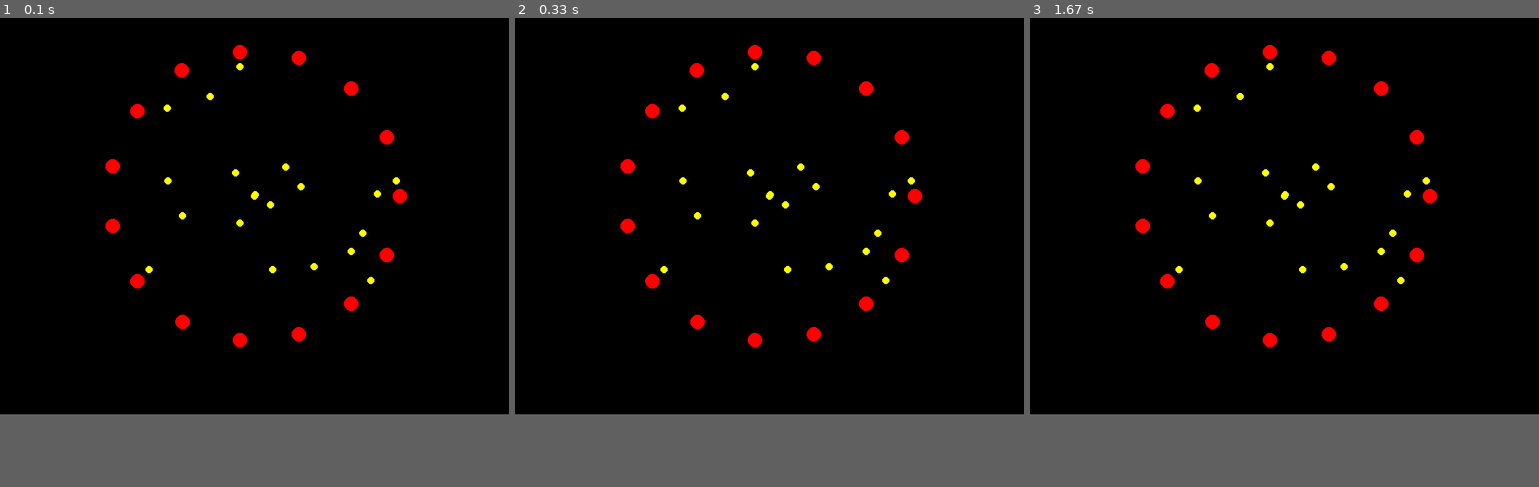
Above: before the commit, frames 1-3 (left to right).
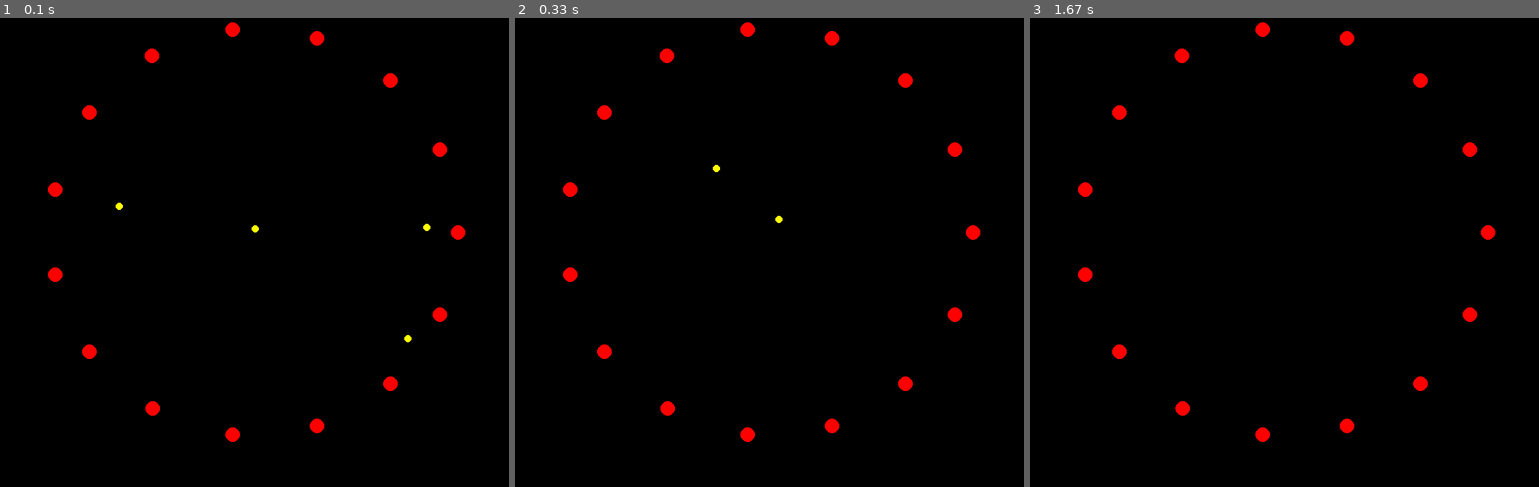
Above: after the commit, the same moments.

Repository: absima/pygame
Game: pygame game, started from trapper.py
The game is run twice, just before and just after one commit, with the same random seed, the same clock (stepped at 60 frames per second) and the same inputs.
Inputs:
- Up to frame 1 (0.1 s): no input
- Up to frame 2 (0.33 s): no input
- Up to frame 3 (1.67 s): no input
In our replay, the window is 700x600 before the commit and 700x700 after it. These sizes can differ from the game's own. Grey fills any space a smaller window leaves; there, only what the larger window draws over its background counts as a difference.

The runs differ from the first frame. In frame 1, 2.4% of the frame differs, in the area x 9-92%, y 0-91%; in frame 2, 2.4%; in frame 3, 2.4%.

Commit message:
particle physics and vectors

Diff:
--- a/trapper.py
+++ b/trapper.py
@@ -6,16 +6,18 @@
 
 # Constants
 canvas_width = 700
-canvas_height = 600
+canvas_height = 700
 
 frame_rate = 60 #frame per second
 
 trapper_count = 15
-trapped_count = 20
-trap_radius = 200
+trapped_count = 5
+# trap_radius = 200
+trap_radius = 0.8 * 1e-11
 trapped_speed = 2
 tr_particle_size = 10
 td_particle_size = 5
+
 
 # Color choice
 screen_color = 'black'
@@ -23,42 +25,114 @@
 mobile_color = 'yellow'
 
 q_trapped = -4.8e-10 #charge
-q_trapper = 2*q_trapped
-m_trapped = 1.6e-27 * 1e-3 #mass
+charge_scale = 2
+q_trapper = charge_scale*q_trapped
+m_trapped = 1.67e-30 #mass in grams
 
 dt = 1e-24 # time resolution
+
+scale = 1e-11
+
+
+def mtmRate(pos):
+    pdots = np.zeros((len(pos),2))
+    for i, pos_i in enumerate(pos):
+        # against the peers
+        vec_ip = np.delete(pos, i, 0) - pos_i
+        pscaler = q_trapped**2/np.linalg.norm(vec_ip, axis=1)**3
+        pterm = vec_ip * np.column_stack((pscaler, pscaler))
+        # against the trappers
+        vec_it = pos_trpr-pos_i
+        tscaler = q_trapper*q_trapped/np.linalg.norm(vec_it, axis=1)**3
+        tterm = vec_it * np.column_stack((tscaler,tscaler))
+
+        pdots[i] = np.sum(pterm,0)+np.sum(tterm,0)
+    return pdots
+
+
+def transform(pos, opt):
+    pdiag_vec = np.array([2*scale, 2*scale]) #from (-c,-c) to (c,c)
+    sdiag_vec = np.array([canvas_width, canvas_height])
+
+    sbleft = -sdiag_vec/2 # bottom left corner coordinate
+    ## assuming diag vectors in standard position:
+    if opt=="to_screen":
+        return pos*sdiag_vec/pdiag_vec  + sdiag_vec/2
+    elif opt=="to_micro":
+        return (pos-sdiag_vec/2)*pdiag_vec/sdiag_vec # first term: bottom left coord
+        # return (pos-sdiag_vec/2)*sdiag_vec/pdiag_vec
+    else:
+        return None
+
+# def transform(vec, opt):
+#     pdiag_vec = np.array([2*scale, 2*scale]) #from (-c,-c) to (c,c)
+#     sdiag_vec = np.array([canvas_width, canvas_height])
+#
+#     sangle = np.arctan2(sdiag_vec[:1], sdiag_vec[1:])
+#     pangle = np.arctan2(pdiag_vec[:1], pdiag_vec[1:])
+#     normscale = np.linalg.norm(sdiag_vec)/ np.linalg.norm(pdiag_vec)
+#     if opt=='to_screen':
+#         vnorm = np.linalg.norm(vec, axis=1) * normscale
+#         theta = np.arctan2(vec[:,0], vec[:,1]) + sangle - pangle
+#         tpos = np.column_stack((vnorm*np.cos(theta), vnorm*np.sin(theta)))
+#         tpos += sdiag_vec/2
+#     elif opt=='to_micro':
+#         vec-=sdiag_vec/2
+#         vnorm = np.linalg.norm(vec, axis=1)/normscale
+#         theta = np.arctan2(vec[:,0], vec[:,1]) + pangle - sangle
+#         tpos = np.column_stack((vnorm*np.cos(theta), vnorm*np.sin(theta)))
+#     else:
+#         return None
+#
+#     return tpos
 
 
 # Canvas
 screen = pygame.display.set_mode((canvas_width, canvas_height))
 pygame.display.set_caption("Plasmatrap Simulation")
 
-# Creating the trapping (static) particles in an equidistant circular order
-pos_trapper = np.zeros((trapper_count, 2)) #infinite mass
-for i in range(trapper_count):
-    posx = canvas_width // 2 + int(trap_radius * np.cos(2 * np.pi * i / trapper_count))
-    posy = canvas_height // 2 + int(trap_radius * np.sin(2 * np.pi * i / trapper_count))
-    pos_trapper[i] = [posx, posy]
-
-    pygame.draw.circle(screen, static_color, [posx,posy], tr_particle_size) ### draw
+# # Creating the trapping (static) particles in an equidistant circular order
+# pos_trpr = np.zeros((trapper_count, 2)) #infinite mass
+# for i in range(trapper_count):
+#     # posx = canvas_width / 2 + trap_radius * np.cos(2 * np.pi * i / trapper_count)
+#     # posy = canvas_height / 2 + trap_radius * np.sin(2 * np.pi * i / trapper_count)
+#     posx = trap_radius * np.cos(2 * np.pi * i / trapper_count)
+#     posy = trap_radius * np.sin(2 * np.pi * i / trapper_count)
+#     pos_trpr[i] = [posx, posy]
+#
+#     # pygame.draw.circle(screen, static_color, [posx,posy], tr_particle_size) ### draw
+ang_trpr = np.arange(trapper_count)*2*np.pi/trapper_count
+pos_trpr = trap_radius * np.column_stack((np.cos(ang_trpr), np.sin(ang_trpr)))
+pos_trapper = transform(pos_trpr, "to_screen")
 
 
 # initial random position of the trapped sprites
-pos_trapped = np.zeros((trapped_count, 2))
-for i in range(trapped_count):
-    radius_i = np.random.rand()*trap_radius
-    theta_i = np.random.rand()*2*np.pi
-    posx = canvas_width // 2 + int(radius_i * np.cos(theta_i))
-    posy = canvas_height // 2 + int(radius_i * np.sin(theta_i))
-    pos_trapped[i]=[posx,posy]
+pos_real = np.zeros((trapped_count, 2))
+radiuss = np.random.rand(trapped_count)*trap_radius
+thetaas = np.random.rand(trapped_count)*2*np.pi
+pos_real = np.column_stack((radiuss*np.cos(thetaas), radiuss*np.sin(thetaas)))
 
 mtm_trapped = np.zeros((trapped_count, 2))
-
 while True:
     for e in pygame.event.get():
         if e.type == pygame.QUIT:
             pygame.quit()
             sys.exit()
+
+    ## simple Euler method
+    pdots = mtmRate(pos_real)
+    mtm_trapped += dt*pdots
+    pos_real += dt*mtm_trapped/m_trapped
+
+    ### magnify to screen canvas
+    # pos_trapped = canvas_width*pos_real/scale/2
+    pos_trapped = transform(pos_real, "to_screen")
+
+    print ("positions", pos_trapped)
+
+    screen.fill(screen_color)
+    for trapper in pos_trapper:
+        pygame.draw.circle(screen, static_color, trapper.tolist(), tr_particle_size) ### draw
 
     for particle in pos_trapped:
         print(particle)
@@ -66,3 +140,24 @@
 
     pygame.display.flip()
     pygame.time.Clock().tick(frame_rate)
+
+
+
+# def mtmRate(pos):
+#     # estimate of pdot, rate of momentum
+#     pdots = np.zeros((len(pos),2))
+#     for i, pos_i in enumerate(pos):
+#         # with peers
+#         vec_ip = np.delete(pos, i, 0) - pos_i
+#         pscaler = q_trapped**2/np.sqrt(np.sum(vec_ip**2, 1))**3
+#         pscaler = np.column_stack((pscaler, pscaler))
+#         wpeers = np.sum(pscaler * vec_ip, 0)
+#         # with trappers
+#         tpos_real = 2*scale/canvas_width*pos_trapper
+#         vec_it = tpos_real-pos_i
+#         tscaler = q_trapper*q_trapped/np.sqrt(np.sum(vec_it**2, 1))**3
+#         tscaler = np.column_stack((tscaler, tscaler))
+#         wtrapr = np.sum(tscaler * vec_it,0)
+#
+#         pdots[i] = wpeers+wtrapr
+#     return pdots
